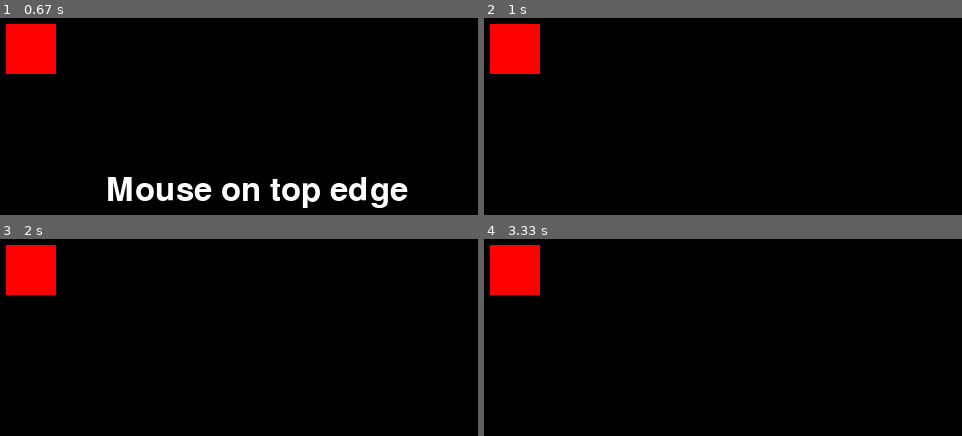
Above: before the commit, frames 1-4 (two rows, left to right).
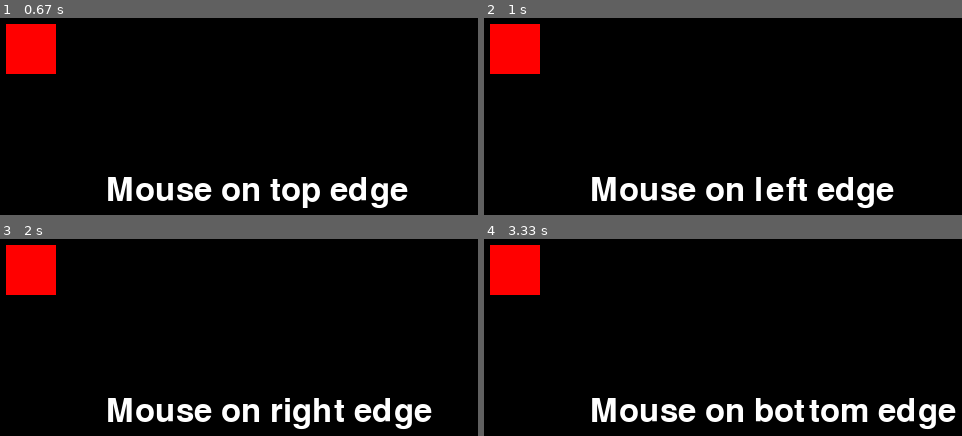
Above: after the commit, the same moments.

Repository: ARUN-R-DAS/python-basics
Game: pygame game, started from ResizeABox/main.py
The game is run twice, just before and just after one commit, with the same random seed, the same clock (stepped at 60 frames per second) and the same inputs.
Inputs (mouse positions are in pixels of both pictures, inside the frame that each line leads up to):
- Up to frame 1 (0.67 s): click (28, 23) at 0.38 s
- Up to frame 2 (1 s): click (488, 49) at 0.72 s
- Up to frame 3 (2 s): click (57, 355) at 1.05 s; click (57, 270) at 1.88 s
- Up to frame 4 (3.33 s): click (outside the picture) at 2.22 s; click (512, 294) at 3.05 s

Frame 1 is identical in both runs. In frame 2, 3.6% of the frame differs, in the area x 22-86%, y 80-97%; in frame 3, 3.9%; in frame 4, 4.3%, in the area x 22-99%, y 80-97%.

Commit message:
detection of 4 edges complete

Diff:
--- a/ResizeABox/main.py
+++ b/ResizeABox/main.py
@@ -30,11 +30,26 @@
     global mouse_x, mouse_y
     global square_x, square_x_size, square_y, square_y_size
     # pt1 (100,100) pt2 (150,100) pt3 (100,150) pt4 (150,150)
-    # top edge
-    if (square_x < mouse_x < square_x + square_x_size and
+    if (
+        square_x < mouse_x < square_x + square_x_size and
         square_y - detection_offset <= mouse_y <= square_y + detection_offset
     ):
         display_text('Mouse on top edge')
+    elif(
+        square_y - detection_offset < mouse_y < square_y + square_y_size + detection_offset and
+        square_x - detection_offset <= mouse_x <= square_x + detection_offset
+    ):
+        display_text('Mouse on left edge')
+    elif(
+        square_y - detection_offset < mouse_y < square_y + square_y_size + detection_offset and
+        square_x + square_x_size - detection_offset <= mouse_x <= square_x + square_x_size + detection_offset
+    ):
+        display_text('Mouse on right edge')
+    elif(
+        square_x - detection_offset <= mouse_x <= square_x + square_x_size + detection_offset and
+        square_y + square_y_size - detection_offset <= mouse_y <= square_y + square_y_size + detection_offset
+    ):
+        display_text('Mouse on bottom edge')
     else:
         display_text(' ')
 #----------------------------------------------
Renamed: next_task -> next_task.txt
